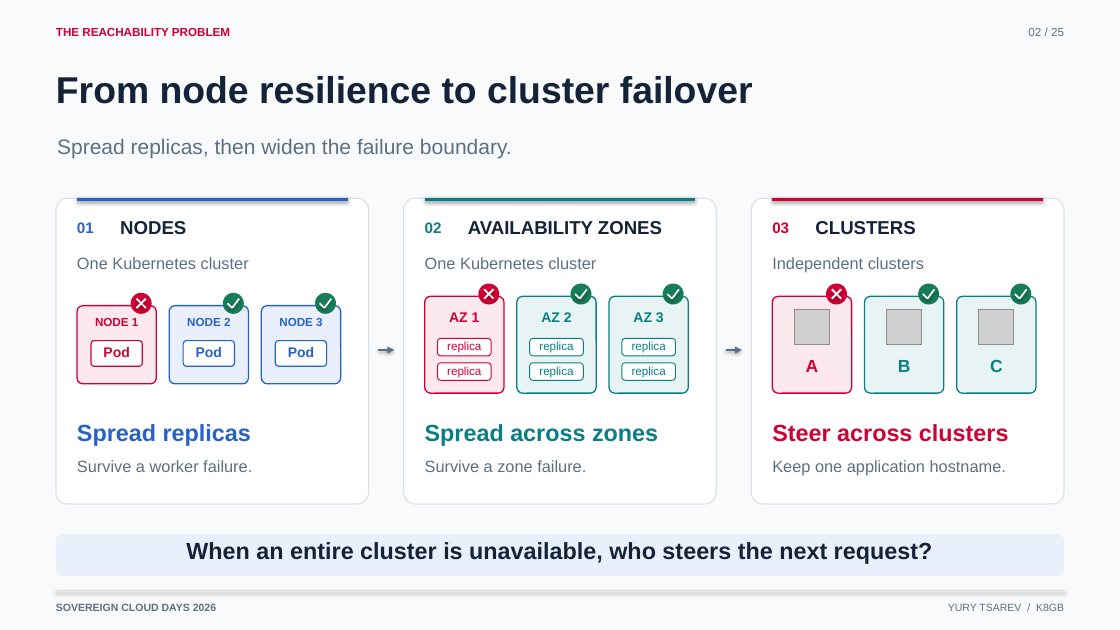
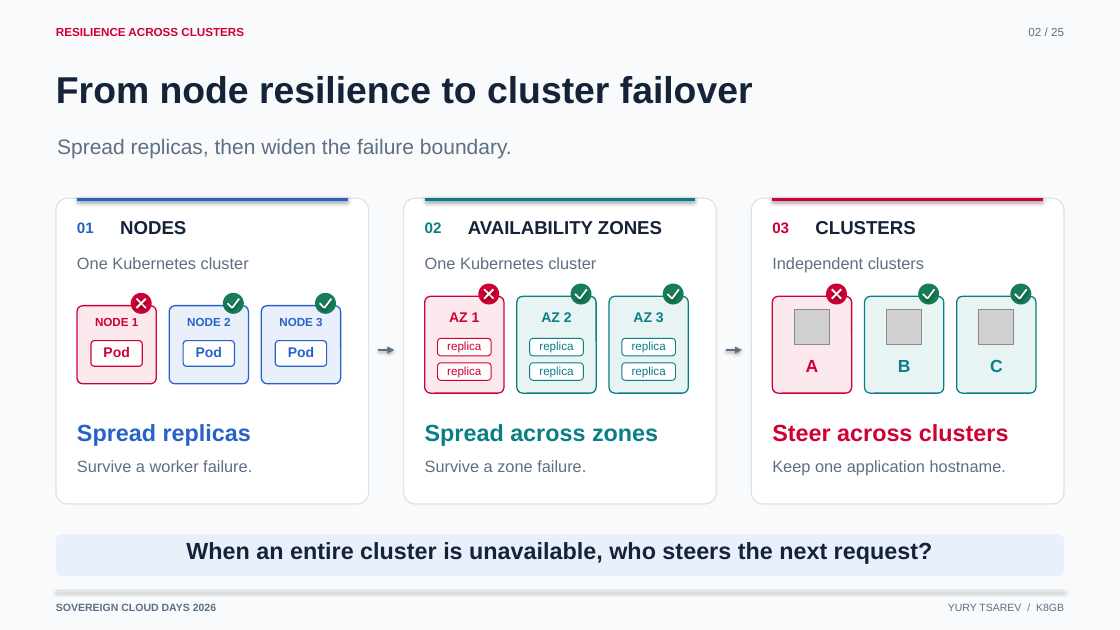
Before and after one commit to ytsarev/k8gb-sovereign-days-2026, a slide deck: slide 2 of slides/k8gb_sovereign_cloud_days_2026.pptx. Drawn at 1120x630 pixels with LibreOffice and Linux fonts; fonts in the diff are those of the drawing; grey boxes stand for pictures. Boxes give left, top, right and bottom in pixels: in the first picture for what was removed or moved away, otherwise in the second. Text is boxed around its words. In the diff, an @@ line names an element or a change of style, - is before the commit and + after.

Commit message:
Rephrase opening slide header around resilience

```diff
--- a/slides/k8gb_sovereign_cloud_days_2026.pptx
+++ b/slides/k8gb_sovereign_cloud_days_2026.pptx
@@ text at box(56, 28, 244, 36): text changed @@
-THE REACHABILITY PROBLEM
+RESILIENCE ACROSS CLUSTERS
```
Also in this commit, not shown: 1 other file.
